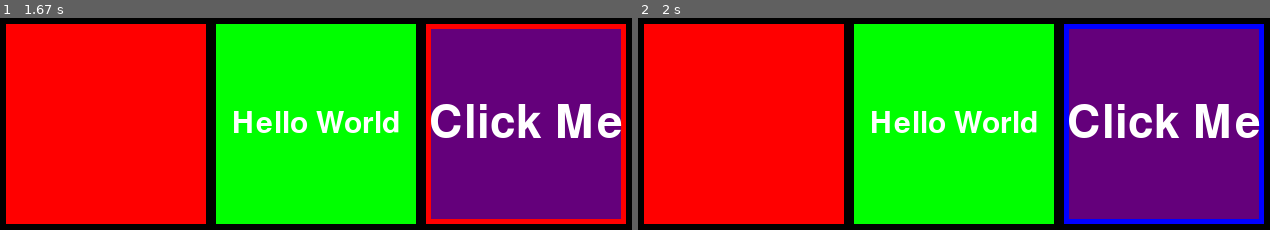
Above: before the commit, frames 1-2 (left to right).
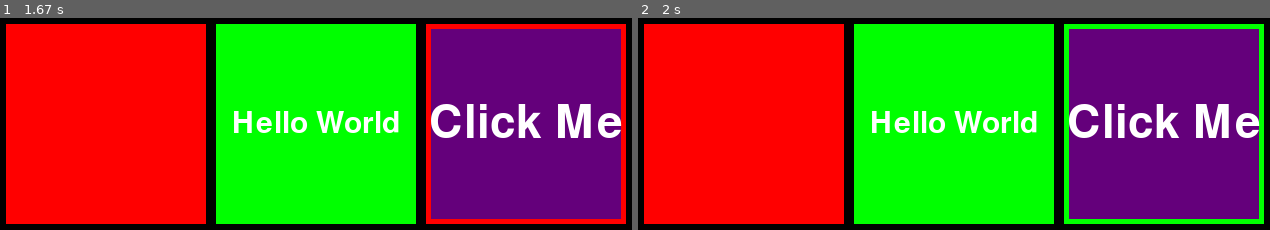
Above: after the commit, the same moments.

Repository: lelonS/pygame-tools
Game: pygame game, started from test_stuff.py
The game is run twice, just before and just after one commit, with the same random seed, the same clock (stepped at 60 frames per second) and the same inputs.
Inputs (mouse positions are in pixels of both pictures, inside the frame that each line leads up to):
- Up to frame 1 (1.67 s): press the mouse at (524, 124) at 0.37 s; move the mouse to (442, 136) at 0.47 s; release the mouse at (360, 149) at 0.6 s
- Up to frame 2 (2 s): press the mouse at (1162, 124) at 1.7 s; move the mouse to (1206, 104) at 1.8 s; release the mouse at (1244, 85) at 1.93 s

Frame 1 is identical in both runs. In frame 2, 2.9% of the frame differs, in the area x 67-100%, y 2-98%.

Commit message:
ElementBehavior

Diff:
--- a/test_stuff.py
+++ b/test_stuff.py
@@ -1,7 +1,7 @@
 import pygame
-from ui_classes.ui_element import UIElement
+from ui_classes.ui_element import UIElement, BorderBehavior
 from ui_classes.label import TextLabel
-from ui_classes.button import TextButton, HoverBorderColor
+from ui_classes.button import TextButton
 
 pygame.init()
 screen = pygame.display.set_mode((800, 600))
@@ -24,7 +24,7 @@
 ui_elements.append(text_label)
 
 # Create TextButton
-hover_behavior = HoverBorderColor((0, 0, 255))
+hover_behavior = BorderBehavior((0, 255, 0), 5)
 text_button = TextButton(pygame.Rect(430, 10, 200, 200),
                          "Click Me",
                          pygame.font.Font(None, 100),
--- a/ui_classes/button.py
+++ b/ui_classes/button.py
@@ -1,35 +1,12 @@
 import pygame
-from ui_classes.ui_element import UIElement, TOP_LEFT, CENTER, get_rect
+from ui_classes.ui_element import UIElement, TOP_LEFT, CENTER, get_rect, UIElementBehavior
 from ui_classes.label import TextLabel
-
-
-class HoverBehavior:
-    def on_hover(self, button: 'Button'):
-        pass
-
-    def on_unhover(self, button: 'Button'):
-        pass
-
-
-class HoverBorderColor(HoverBehavior):
-    og_border_color: tuple[int, int, int]
-    hover_border_color: tuple[int, int, int]
-
-    def __init__(self, hover_border_color: tuple[int, int, int]):
-        self.hover_border_color = hover_border_color
-
-    def on_hover(self, button: 'Button'):
-        self.og_border_color = button.border_color
-        button.border_color = self.hover_border_color
-
-    def on_unhover(self, button: 'Button'):
-        button.border_color = self.og_border_color
 
 
 class Button(UIElement):
     _hovered: bool
     on_click: callable
-    hover_behavior: HoverBehavior
+    hover_behavior: UIElementBehavior
 
     def __init__(self, rect: pygame.Rect, **kwargs):
         anchor = kwargs.get("anchor", TOP_LEFT)
@@ -49,12 +26,12 @@
                 if not self._hovered:
                     self._hovered = True
                     if self.hover_behavior:
-                        self.hover_behavior.on_hover(self)
+                        self.hover_behavior.enter(self)
             else:
                 if self._hovered:
                     self._hovered = False
                     if self.hover_behavior:
-                        self.hover_behavior.on_unhover(self)
+                        self.hover_behavior.exit(self)
         elif event.type == pygame.MOUSEBUTTONDOWN:
             if self.rect.collidepoint(event.pos):
                 if self.on_click:
--- a/ui_classes/ui_element.py
+++ b/ui_classes/ui_element.py
@@ -66,6 +66,33 @@
         raise ValueError('Invalid anchor position')
 
 
+class UIElementBehavior:
+    def enter(self, sender: 'UIElement'):
+        pass
+
+    def exit(self, sender: 'UIElement'):
+        pass
+
+
+class BorderBehavior(UIElementBehavior):
+    original_border_color: tuple[int, int, int]
+    original_border_width: int
+
+    def __init__(self, color: tuple[int, int, int], width: int):
+        self.color = color
+        self.width = width
+
+    def enter(self, sender: 'UIElement'):
+        self.original_border_color = sender.border_color
+        self.original_border_width = sender.border_width
+        sender.border_color = self.color
+        sender.border_width = self.width
+
+    def exit(self, sender: 'UIElement'):
+        sender.border_color = self.original_border_color
+        sender.border_width = self.original_border_width
+
+
 class UIElement:
     rect: pygame.Rect
     background_color: tuple[int, int, int]
